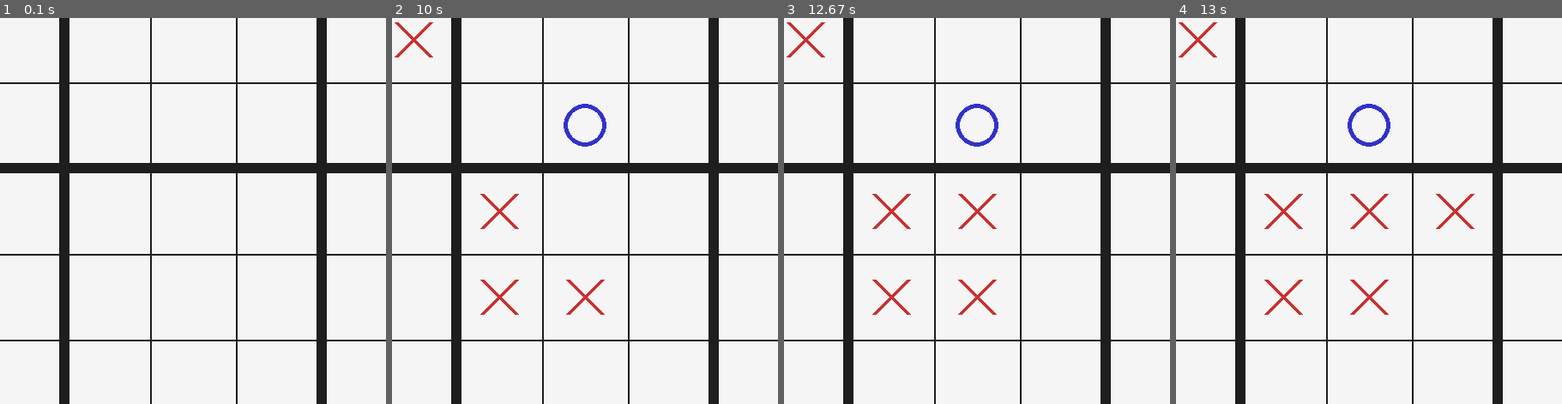
Above: before the commit, frames 1-4 (left to right).
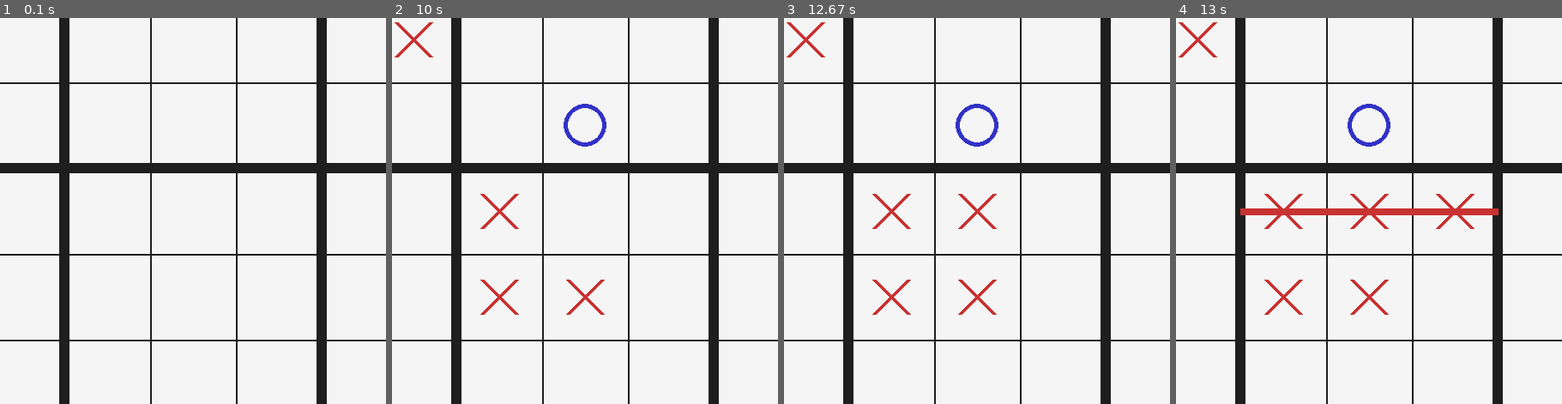
Above: after the commit, the same moments.

Repository: AdhithiyaSureshRaja/super_tictactoe_pygame
Game: pygame game, started from super_tic_tac_toe.py
The game is run twice, just before and just after one commit, with the same random seed, the same clock (stepped at 60 frames per second) and the same inputs.
Inputs (mouse positions are % of the whole screen's width and height, from its top left):
- Up to frame 1 (0.1 s): no input
- Up to frame 2 (10 s): click (50, 50) at 0.38 s; hold R 0.67-1.2 s; move the mouse to (13, 40) at 0.7 s; click (23, 45) at 1.28 s; click (86, 62) at 3.18 s; click (41, 71) at 4.28 s; click (15, 33) at 4.62 s; click (48, 85) at 4.95 s; click (48, 60) at 6.52 s; click (34, 78) at 6.85 s; click (13, 66) at 9.58 s; click (53, 72) at 9.95 s
- Up to frame 3 (12.67 s): click (46, 26) at 11.98 s
- Up to frame 4 (13 s): click (58, 76) at 12.82 s
The pictures show only the part of the screen within x 25-75%, y 47-97%; the shares and areas given below are measured in that part.

Frames 1-3 are identical in both runs. In frame 4, 1.1% of the frame differs, in the area x 16-84%, y 49-52%.

Commit message:
added lines when 3 in a row

Diff:
--- a/super_tic_tac_toe.py
+++ b/super_tic_tac_toe.py
@@ -13,7 +13,7 @@
 BLACK = (30, 30, 30)
 RED = (200, 50, 50)
 BLUE = (50, 50, 200)
-HIGHLIGHT = (50, 200, 50, 100)
+HIGHLIGHT = (50, 200, 50)
 
 # ---------------- Game Variables ---------------- #
 ROWS, COLS = 3, 3  # Big board
@@ -23,6 +23,8 @@
 big_winner = [[0 for _ in range(COLS)] for _ in range(ROWS)]
 current_player = 1  # 1 = RED, 2 = BLUE
 next_board = None  # (row, col) of the small board to play in
+game_over = False
+winning_line = None  # ((start_x, start_y), (end_x, end_y), color)
 
 # ---------------- Functions ---------------- #
 def draw_board():
@@ -30,9 +32,8 @@
     # Draw small boards
     for br in range(3):
         for bc in range(3):
-            # Draw thick lines for big board
             pygame.draw.rect(screen, BLACK, (bc*CELL_SIZE*3, br*CELL_SIZE*3, CELL_SIZE*3, CELL_SIZE*3), 6)
-            # Draw small grid
+            # Small grid
             for r in range(1, 3):
                 pygame.draw.line(screen, BLACK,
                                  (bc*CELL_SIZE*3, br*CELL_SIZE*3 + r*CELL_SIZE),
@@ -40,7 +41,7 @@
                 pygame.draw.line(screen, BLACK,
                                  (bc*CELL_SIZE*3 + r*CELL_SIZE, br*CELL_SIZE*3),
                                  (bc*CELL_SIZE*3 + r*CELL_SIZE, br*CELL_SIZE*3 + 3*CELL_SIZE), 2)
-            # Draw moves
+            # Draw pieces
             small_index = br*3 + bc
             for sr in range(3):
                 for sc in range(3):
@@ -53,6 +54,11 @@
                             pygame.draw.line(screen, RED, (center_x+20, center_y-20), (center_x-20, center_y+20), 5)
                         else:
                             pygame.draw.circle(screen, BLUE, (center_x, center_y), 25, 5)
+    # Draw winning line if exists
+    if winning_line:
+        start, end, color = winning_line
+        pygame.draw.line(screen, color, start, end, 8)
+
 
 def get_board_cell(pos):
     x, y = pos
@@ -64,47 +70,54 @@
     small_row = small_y // CELL_SIZE
     return big_row, big_col, small_row, small_col
 
-def check_small_winner(board):
+def check_small_winner(board, br, bc):
     # Check rows, columns, diagonals
     for i in range(3):
         if board[i][0] == board[i][1] == board[i][2] != 0:
-            return board[i][0]
+            return board[i][0], ((bc*3*CELL_SIZE, br*3*CELL_SIZE + i*CELL_SIZE + CELL_SIZE//2),
+                                  (bc*3*CELL_SIZE + 3*CELL_SIZE, br*3*CELL_SIZE + i*CELL_SIZE + CELL_SIZE//2))
         if board[0][i] == board[1][i] == board[2][i] != 0:
-            return board[0][i]
+            return board[0][i], ((bc*3*CELL_SIZE + i*CELL_SIZE + CELL_SIZE//2, br*3*CELL_SIZE),
+                                  (bc*3*CELL_SIZE + i*CELL_SIZE + CELL_SIZE//2, br*3*CELL_SIZE + 3*CELL_SIZE))
     if board[0][0] == board[1][1] == board[2][2] != 0:
-        return board[0][0]
+        return board[0][0], ((bc*3*CELL_SIZE, br*3*CELL_SIZE),
+                              (bc*3*CELL_SIZE + 3*CELL_SIZE, br*3*CELL_SIZE + 3*CELL_SIZE))
     if board[0][2] == board[1][1] == board[2][0] != 0:
-        return board[0][2]
-    return 0
+        return board[0][2], ((bc*3*CELL_SIZE + 3*CELL_SIZE, br*3*CELL_SIZE),
+                              (bc*3*CELL_SIZE, br*3*CELL_SIZE + 3*CELL_SIZE))
+    return 0, None
 
 def check_big_winner():
+    # Check rows, columns, diagonals
     for i in range(3):
         if big_winner[i][0] == big_winner[i][1] == big_winner[i][2] != 0:
-            return big_winner[i][0]
+            return big_winner[i][0], ((0, i*3*CELL_SIZE + 1.5*CELL_SIZE), (WIDTH, i*3*CELL_SIZE + 1.5*CELL_SIZE))
         if big_winner[0][i] == big_winner[1][i] == big_winner[2][i] != 0:
-            return big_winner[0][i]
+            return big_winner[0][i], ((i*3*CELL_SIZE + 1.5*CELL_SIZE, 0), (i*3*CELL_SIZE + 1.5*CELL_SIZE, HEIGHT))
     if big_winner[0][0] == big_winner[1][1] == big_winner[2][2] != 0:
-        return big_winner[0][0]
+        return big_winner[0][0], ((0, 0), (WIDTH, HEIGHT))
     if big_winner[0][2] == big_winner[1][1] == big_winner[2][0] != 0:
-        return big_winner[0][2]
-    return 0
+        return big_winner[0][2], ((WIDTH, 0), (0, HEIGHT))
+    return 0, None
 
 def reset_game():
-    global big_board, big_winner, current_player, next_board
+    global big_board, big_winner, current_player, next_board, game_over, winning_line
     big_board = [[[0 for _ in range(3)] for _ in range(3)] for _ in range(9)]
     big_winner = [[0 for _ in range(3)] for _ in range(3)]
     current_player = 1
     next_board = None
+    game_over = False
+    winning_line = None
 
 # ---------------- Main Loop ---------------- #
 running = True
-game_over = False
+winner = None
 while running:
     draw_board()
-    if game_over:
-        font = pygame.font.Font(None, 60)
+    if game_over and winning_line:
+        font = pygame.font.Font(None, 50)
         text = font.render(f"Player {winner} Wins! Press R to Restart", True, BLACK)
-        screen.blit(text, (WIDTH//10, HEIGHT//2 - 30))
+        screen.blit(text, (WIDTH//6, HEIGHT//2 - 30))
     pygame.display.flip()
 
     for event in pygame.event.get():
@@ -113,24 +126,30 @@
         if event.type == pygame.MOUSEBUTTONDOWN and not game_over:
             br, bc, sr, sc = get_board_cell(pygame.mouse.get_pos())
             small_index = br*3 + bc
-            # Check if move allowed
             if (next_board is None or next_board == (br, bc)) and big_board[small_index][sr][sc] == 0 and big_winner[br][bc] == 0:
                 big_board[small_index][sr][sc] = current_player
-                # Check small winner
-                w = check_small_winner(big_board[small_index])
+                # Check small board winner
+                # When checking small board winner
+                w, line = check_small_winner(big_board[small_index], br, bc)
                 if w != 0:
                     big_winner[br][bc] = w
-                # Check big winner
-                winner = check_big_winner()
-                if winner != 0:
+                    # Ensure winning_line has color
+                    winning_line = (*line, RED if w == 1 else BLUE)
+
+                # When checking big board winner
+                w_big, line_big = check_big_winner()
+                if w_big != 0:
+                    winner = w_big
+                    winning_line = (*line_big, RED if w_big == 1 else BLUE)
                     game_over = True
+
                 # Next board
                 next_board = (sr, sc) if big_winner[sr][sc] == 0 else None
                 current_player = 2 if current_player == 1 else 1
         if event.type == pygame.KEYDOWN:
             if event.key == pygame.K_r:
                 reset_game()
-                game_over = False
+                winner = None
 
     clock.tick(30)
 
